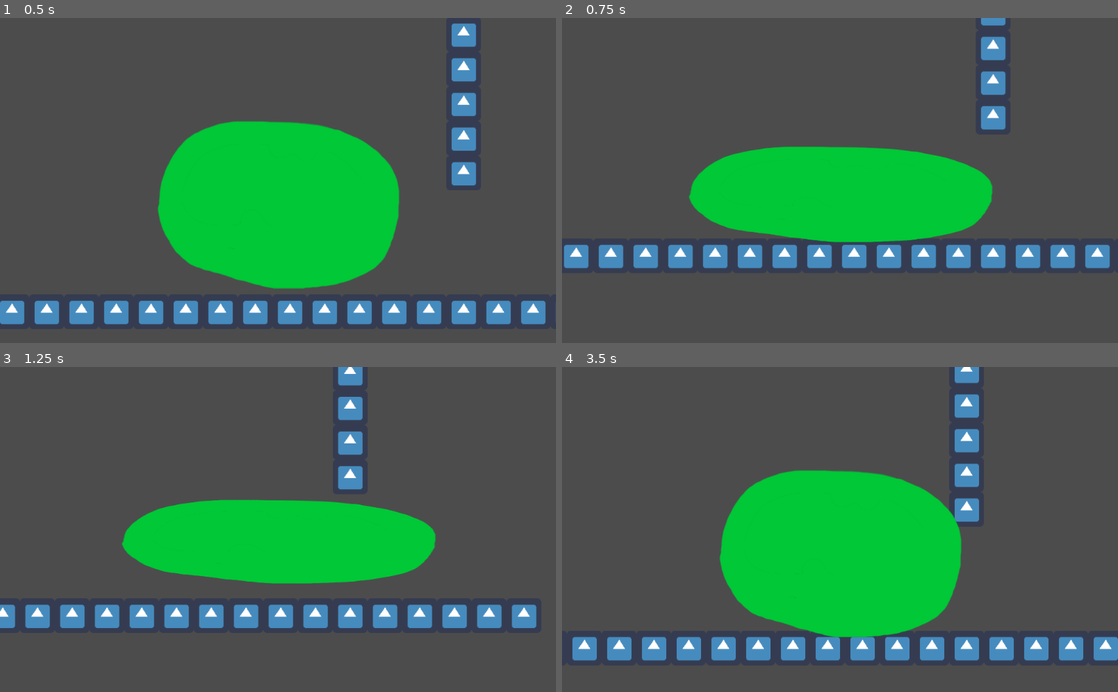
Above: before the commit, frames 1-4 (two rows, left to right).
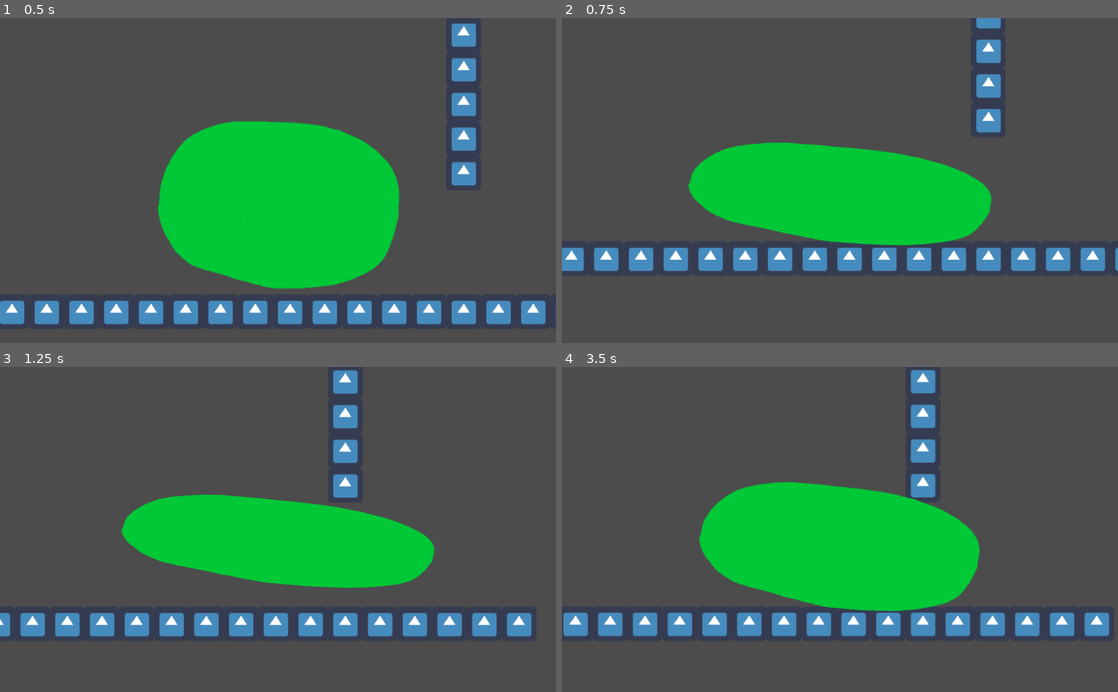
Above: after the commit, the same moments.

Repository: mariothedog/Shifty-Slime
Game: Godot game, scene res://Levels/Level0.tscn
Two runs of this game, one before a commit and one after it. Both use one fixed random seed, a clock stepped at 60 frames per second and the inputs below. The engine's default icon, where the game draws it, is replaced by a stand-in: a white triangle on a blue panel in a dark square.
Inputs:
- Up to frame 1 (0.5 s): no input
- Up to frame 2 (0.75 s): hold D (move_right) from 0.53 s (still down); hold S (shrink) from 0.53 s (still down)
- Up to frame 3 (1.25 s): keep holding D (move_right); keep holding S (shrink); tap Space (jump) at 0.77 s
- Up to frame 4 (3.5 s): release S (shrink) at 1.28 s; tap S (shrink) at 1.35, 2.85 s; tap Space (jump) at 1.52, 3.02 s; release D (move_right) at 2.03 s; hold A (move_left) 2.03-2.78 s; hold S (shrink) 2.03-2.78 s; hold D (move_right) from 2.78 s (still down)

Frame 1 is identical in both runs. In frame 2, 6.9% of the frame differs, in the area x 0-100%, y 0-78%; in frame 3, 9.8%; in frame 4, 18%, in the area x 0-100%, y 0-91%.

Commit message:
Added some player rotation when moving

Diff:
--- a/Player/Player.gd
+++ b/Player/Player.gd
@@ -45,8 +45,15 @@
 	if Input.is_action_pressed("move_right"):
 		input_vel_x += 1
 
+		rotation_degrees = lerp(rotation_degrees, 5, 0.15)
+
 	if Input.is_action_pressed("move_left"):
 		input_vel_x -= 1
+
+		rotation_degrees = lerp(rotation_degrees, -5, 0.15)
+
+	if input_vel_x == 0:
+		rotation_degrees = lerp(rotation_degrees, 0, 0.15)
 
 	velocity.x = input_vel_x * speed
 
